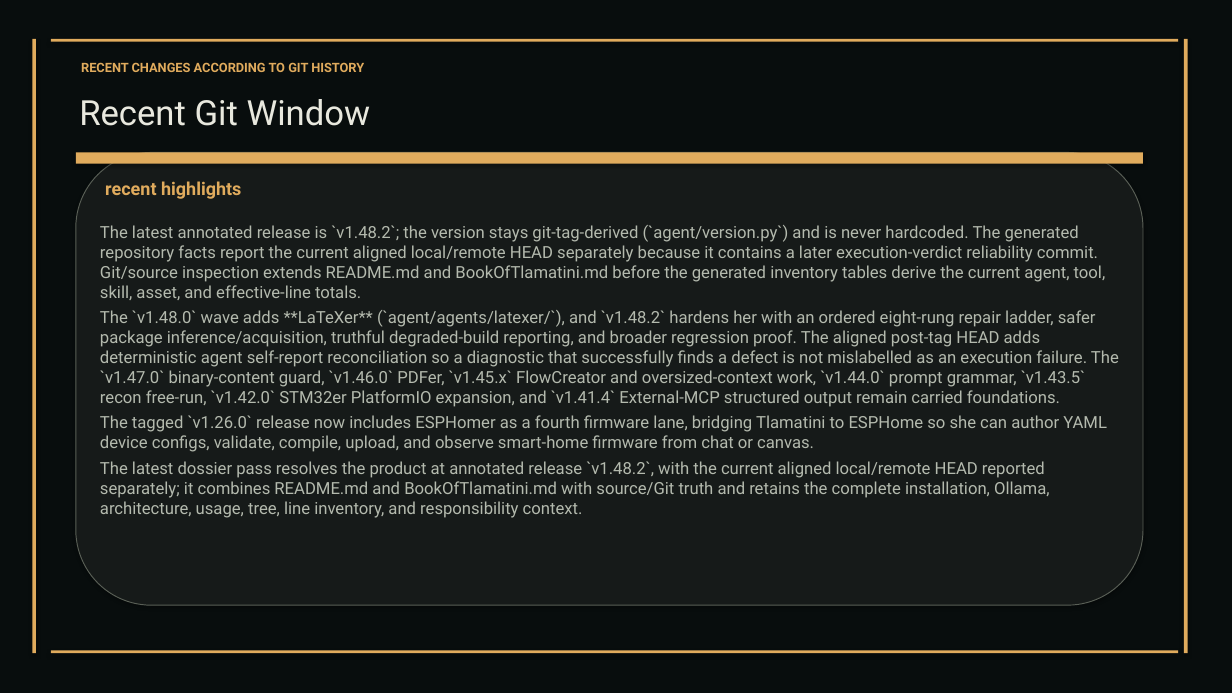
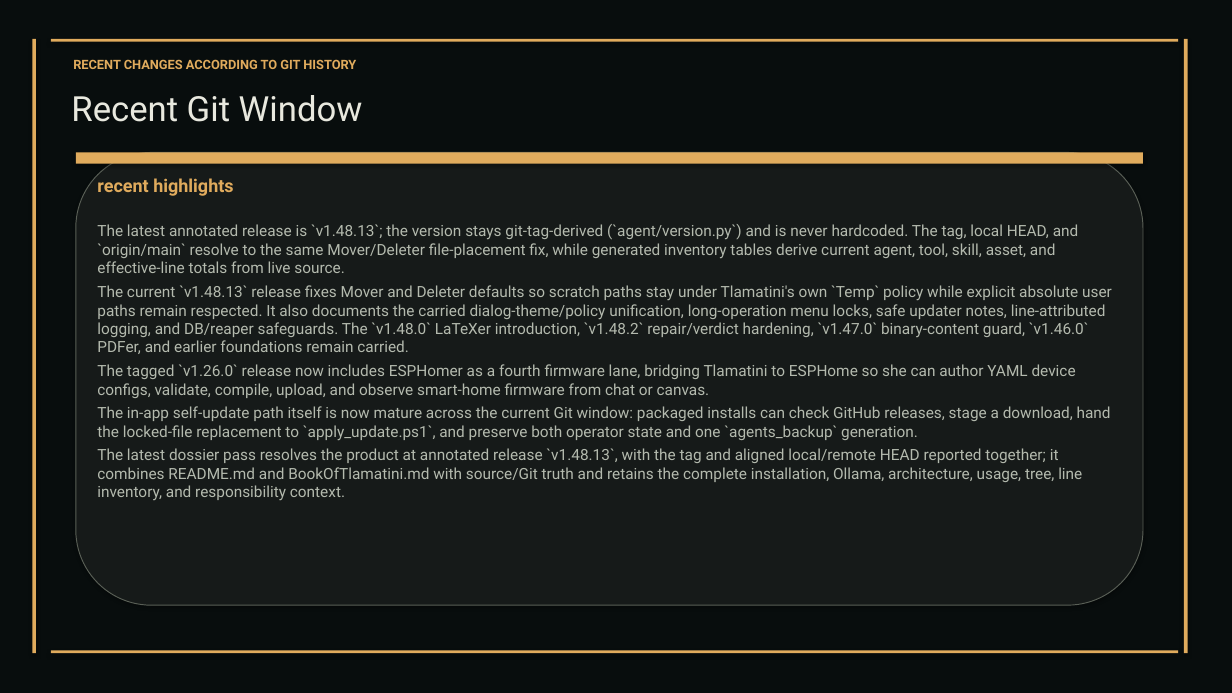
Before and after one commit to XAIHT/Tlamatini, a slide deck: slide 114 of Tlamatini_eXtended_Artificial_Intelligence_Humanly_Tempered.pptx. Drawn at 1232x693 pixels with LibreOffice and Linux fonts; fonts in the diff are those of the drawing. Boxes give left, top, right and bottom in pixels: in the first picture for what was removed or moved away, otherwise in the second. Text is boxed around its words. In the diff, an @@ line names an element or a change of style, - is before the commit and + after.

Commit message:
Implementing diagram on answers fixed, making a preeliminary change on memory MCPS as externals, by angelaahack1

```diff
--- a/Tlamatini_eXtended_Artificial_Intelligence_Humanly_Tempered.pptx
+++ b/Tlamatini_eXtended_Artificial_Intelligence_Humanly_Tempered.pptx
@@ 3 texts: place and size @@
-3 texts at [79,62,371,199]
+3 texts at [71,59,363,196]
@@ text at [97,224,1112,354]: text changed; size 13 to 12 pt @@
-The latest annotated release is `v1.48.2`; the version stays git-tag-derived (`agent/version.py`) and is never hardcoded. The generated repository facts report the current aligned local/remote HEAD separately because it contains a later execution-verdict reliability commit. Git/source inspection extends README.md and BookOfTlamatini.md before the generated inventory tables derive the current agent, tool, skill, asset, and effective-line totals.
-The `v1.48.0` wave adds **LaTeXer** (`agent/agents/latexer/`), and `v1.48.2` hardens her with an ordered eight-rung repair ladder, safer package inference/acquisition, truthful degraded-build reporting, and broader regression proof. The aligned post-tag HEAD adds deterministic agent self-report reconciliation so a diagnostic that successfully finds a defect is not mislabelled as an execution failure. The `v1.47.0` binary-content guard, `v1.46.0` PDFer, `v1.45.x` FlowCreator and oversized-context work, `v1.44.0` prompt grammar, `v1.43.5` recon free-run, `v1.42.0` STM32er PlatformIO expansion, and `v1.41.4` External-MCP structured output remain carried foundations.
+The latest annotated release is `v1.48.13`; the version stays git-tag-derived (`agent/version.py`) and is never hardcoded. The tag, local HEAD, and `origin/main` resolve to the same Mover/Deleter file-placement fix, while generated inventory tables derive current agent, tool, skill, asset, and effective-line totals from live source.
+The current `v1.48.13` release fixes Mover and Deleter defaults so scratch paths stay under Tlamatini's own `Temp` policy while explicit absolute user paths remain respected. It also documents the carried dialog-theme/policy unification, long-operation menu locks, safe updater notes, line-attributed logging, and DB/reaper safeguards. The `v1.48.0` LaTeXer introduction, `v1.48.2` repair/verdict hardening, `v1.47.0` binary-content guard, `v1.46.0` PDFer, and earlier foundations remain carried.
@@ text at [97,364,1076,398]: size 13 to 12 pt in "The tagged `v1.26.0` release now includes ESPHomer ..." @@
@@ text at [97,406,1111,500]: text changed; size 13 to 12 pt @@
-The latest dossier pass resolves the product at annotated release `v1.48.2`, with the current aligned local/remote HEAD reported separately; it combines README.md and BookOfTlamatini.md with source/Git truth and retains the complete installation, Ollama, architecture, usage, tree, line inventory, and responsibility context.
+The in-app self-update path itself is now mature across the current Git window: packaged installs can check GitHub releases, stage a download, hand the locked-file replacement to `apply_update.ps1`, and preserve both operator state and one `agents_backup` generation.
+The latest dossier pass resolves the product at annotated release `v1.48.13`, with the tag and aligned local/remote HEAD reported together; it combines README.md and BookOfTlamatini.md with source/Git truth and retains the complete installation, Ollama, architecture, usage, tree, line inventory, and responsibility context.
```
Also in this commit, not shown: 116 other slides changed, 4 slides added, 55 other files.
